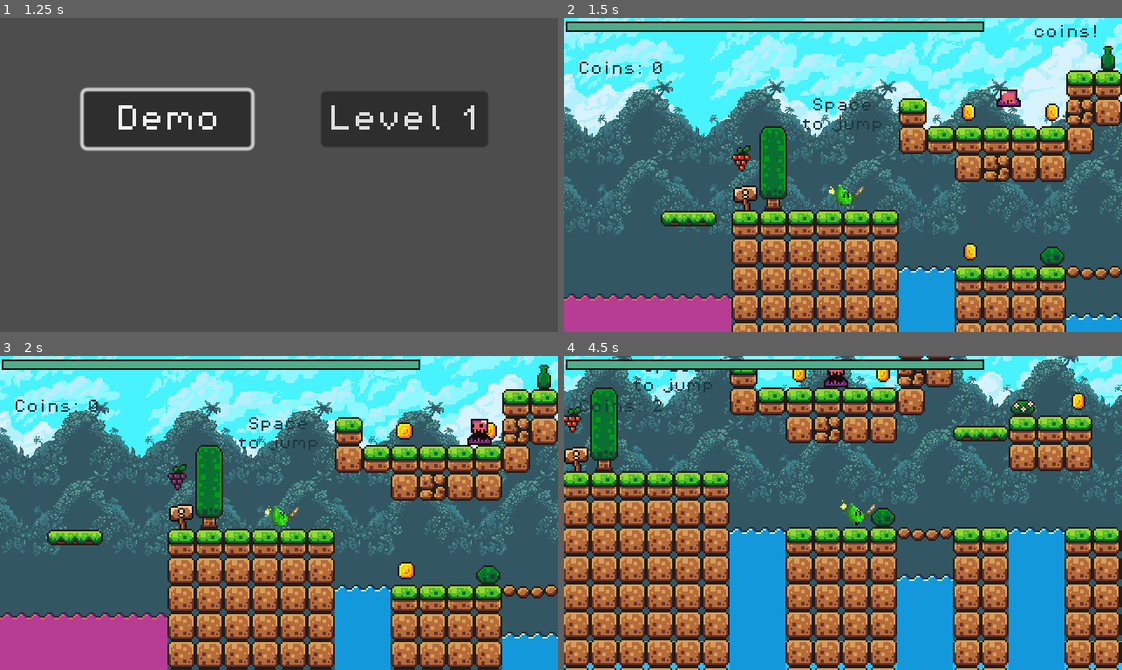
Above: before the commit, frames 1-4 (two rows, left to right).
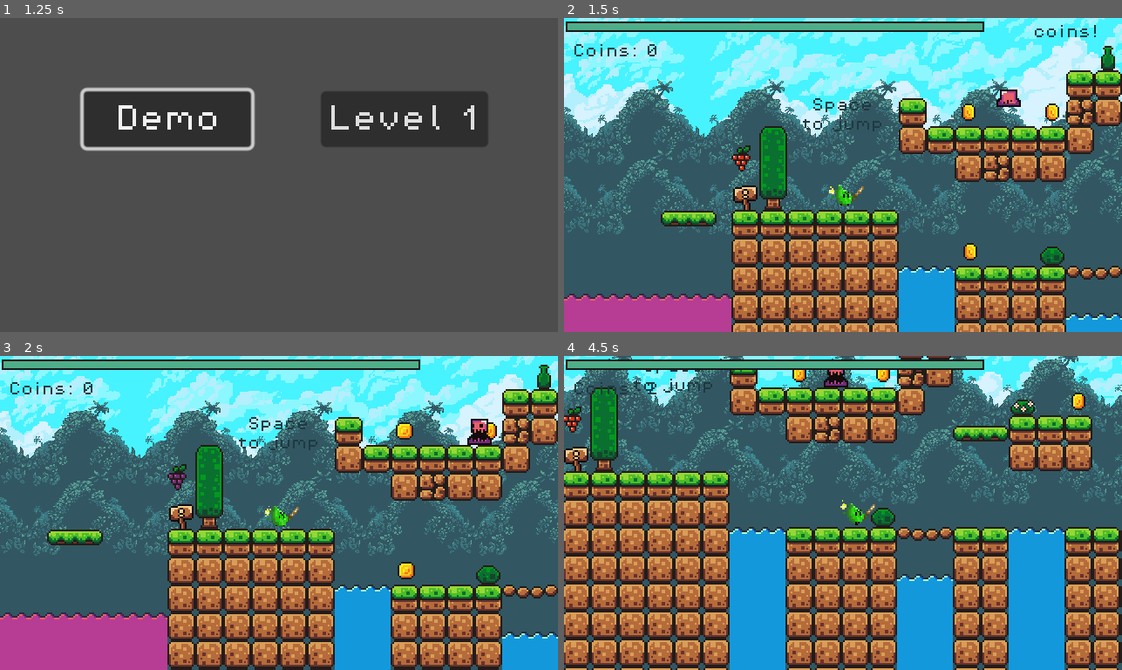
Above: after the commit, the same moments.

Repository: Bwgga/Overleaf
Game: Godot game, scene res://scenes/main_page.tscn
Same seed, same stepped clock (60 frames per second), same inputs: the game is played once before the commit and once after it.
Inputs (mouse positions are in pixels of both pictures, inside the frame that each line leads up to):
- Up to frame 1 (1.25 s): click "Play" at 0.5 s
- Up to frame 2 (1.5 s): click "Demo" at 1.25 s
- Up to frame 3 (2 s): no input
- Up to frame 4 (4.5 s): tap Enter (ui_accept) at 2 s; move the mouse to (965, 497) at 2.02 s; hold Right (move_right) 2.03-3.53 s; click (965, 497) at 2.1 s; tap Space (jump) at 2.27, 3.02 s; move the mouse to (731, 528) at 2.77 s; tap K at 2.85, 4.35 s; move the mouse to (898, 443) at 3.52 s; hold Left (move_left) 3.53-4.28 s; click (898, 443) at 3.6 s; move the mouse to (815, 575) at 4.27 s; hold Right (move_right) from 4.28 s (still down)

Frame 1 is identical in both runs. In frame 2, 0.3% of the frame differs, in the area x 1-18%, y 8-18%; in frame 3, 0.3%; in frame 4, 0.6%, in the area x 0-100%, y 8-100%.

Commit message:
patched edge case for bg

Diff:
--- a/scenes/demo_lvl.tscn
+++ b/scenes/demo_lvl.tscn
@@ -11,6 +11,7 @@
 [ext_resource type="PackedScene" uid="uid://qoddefy5eafa" path="res://scenes/shooter.tscn" id="10_33fh8"]
 [ext_resource type="Script" path="res://scripts/health_coin.gd" id="11_sk0ld"]
 [ext_resource type="PackedScene" uid="uid://2llqe8x3h76w" path="res://scenes/slime.tscn" id="11_urmd2"]
+[ext_resource type="Texture2D" uid="uid://vg3w842yv2lw" path="res://assets/Screenshot 2024-07-10 165505.png" id="12_frp3g"]
 
 [sub_resource type="Animation" id="Animation_cwe7q"]
 length = 0.001
@@ -373,6 +374,10 @@
 position = Vector2(-472, -98)
 
 [node name="Stats" parent="UI" index="0"]
+offset_left = -3.0
+offset_top = -9.5
+offset_right = 62.0
+offset_bottom = 13.5
 text = "
 Coins: 0"
 
@@ -386,6 +391,12 @@
 [node name="CollisionShape2D2" type="CollisionShape2D" parent="SecretArea" index="1"]
 position = Vector2(-25, 73)
 shape = SubResource("RectangleShape2D_yq4xg")
+
+[node name="Sprite2D" type="Sprite2D" parent="." index="13"]
+z_index = -100
+position = Vector2(67.0001, 148)
+scale = Vector2(10.7807, 1)
+texture = ExtResource("12_frp3g")
 
 [connection signal="body_entered" from="Killzone" to="Player" method="_on_killzone_body_entered"]
 [connection signal="body_entered" from="HeathCoins/Health Coin" to="Game_Manager" method="_add_health_coin"]
--- a/scenes/main_page.tscn
+++ b/scenes/main_page.tscn
@@ -10,7 +10,7 @@
 
 [node name="Paralax BG" parent="." instance=ExtResource("3_mo31y")]
 scroll_offset = Vector2(100, 0)
-scroll_base_offset = Vector2(0, 150)
+scroll_base_offset = Vector2(0, 300)
 scroll_limit_begin = Vector2(0, -100)
 scroll_limit_end = Vector2(1e+08, 1e+07)
 
Binary file added: assets/Screenshot 2024-07-10 165505.png
Not shown, added: assets/Screenshot 2024-07-10 165505.png.import
Not shown: 1 places in scenes/demo_lvl.tscn that only renumber resources
